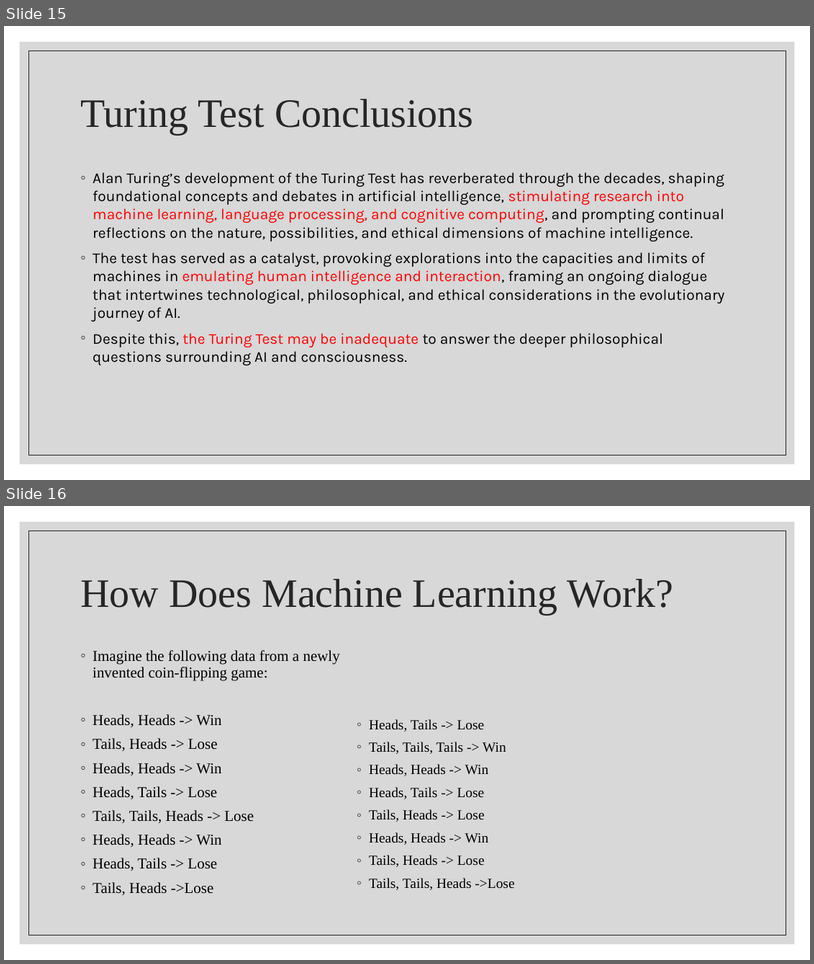
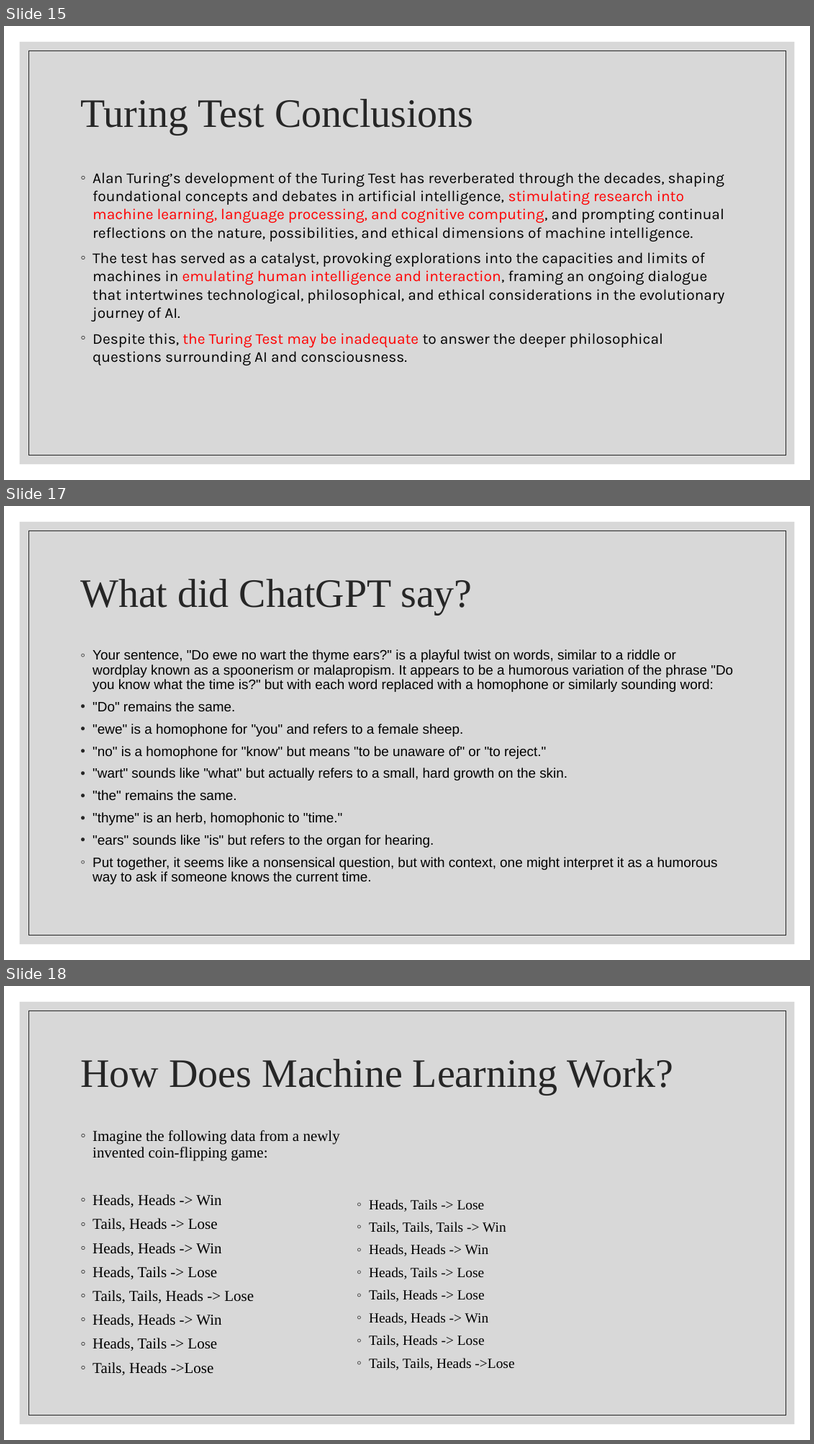
Before and after one commit to wutmeownow/phys441, a slide deck: JupyterNotebooks/LLS/Lecture3.pptx. Shown one above the other, each under a label of ours: slides 15 and 16 before the commit, slides 15, 17 and 18 after it; the slides between them are not shown. The pictures are 814x964 and 814x1444 pixels, drawn with LibreOffice and Linux fonts; fonts in the diff are those of the drawing. Boxes give left, top, right and bottom in pixels: in the first picture for what was removed or moved away, otherwise in the second. Text is boxed around its words. In the diff, an @@ line names an element or a change of style, - is before the commit and + after.

```diff
--- a/JupyterNotebooks/LLS/Lecture3.pptx
+++ b/JupyterNotebooks/LLS/Lecture3.pptx
@@ slide 17 added at <box>4,506,810,960</box>, background #FFFFFF; not listed: 2 template elements that a slide beside it also shows @@
@@ title added at <box>80,579,472,614</box>, 48 pt, text #262626 @@
+What did ChatGPT say?
@@ text added at <box>93,649,733,884</box>, 16.1 pt, text #000000 @@
+◦ Your sentence, "Do ewe no wart the thyme ears?" is a playful twist on words, similar to a riddle or wordplay known as a spoonerism or malapropism. It appears to be a humorous variation of the phrase "Do you know what the time is?" but with each word replaced with a homophone or similarly sounding word:
+• "Do" remains the same.
+• "ewe" is a homophone for "you" and refers to a female sheep.
+• "no" is a homophone for "know" but means "to be unaware of" or "to reject."
+• "wart" sounds like "what" but actually refers to a small, hard growth on the skin.
+• "the" remains the same.
+• "thyme" is an herb, homophonic to "time."
+• "ears" sounds like "is" but refers to the organ for hearing.
+◦ Put together, it seems like a nonsensical question, but with context, one might interpret it as a humorous way to ask if someone knows the current time.
@@ what was slide 16 is now slide 18 @@
```
Also in this commit, not shown: 1 slide changed, 2 other slides added.
